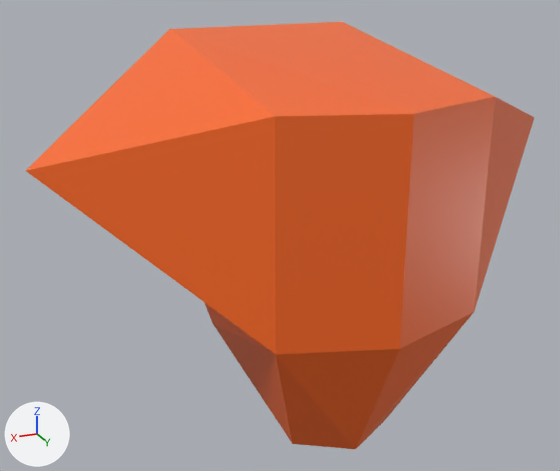
A saved change to the Blender file models/cube.blend.
Both versions are drawn from a 50 mm camera at (19.3, 41.6, 13.2) aimed at (1.9, 1.0, -3.4). Every picture has the same lights, and +X, +Y and +Z are marked at lower left.

Script lines for the objects in view, before the commit:
```python
mat_material = bpy.data.materials.new('Material')
mat_material.use_nodes = True; mat_material.node_tree.nodes.clear()
_N = mat_material.node_tree.nodes; _L = mat_material.node_tree.links
n0 = _N.new('ShaderNodeOutputMaterial'); n0.name = 'Material Output'
n1 = _N.new('ShaderNodeBsdfPrincipled'); n1.name = 'Principled BSDF'
n1.distribution = 'GGX'
n1.subsurface_method = 'BURLEY'
n1.inputs[2].default_value = 0.4  # 'Roughness'
n2 = _N.new('ShaderNodeTexImage'); n2.name = 'Image Texture'
n2.image = img_skull_map_png
n2.interpolation = 'Closest'
n3 = _N.new('ShaderNodeUVMap'); n3.name = 'UV Map'
n3.from_instancer = True
_L.new(n1.outputs[0], n0.inputs[0])  # 'BSDF' to 'Surface'
_L.new(n2.outputs[0], n1.inputs[0])  # 'Color' to 'Base Color'
_L.new(n3.outputs[0], n2.inputs[0])  # 'UV' to 'Vector'
me_cube = bpy.data.meshes.new('Cube')
me_cube.from_pydata(...)  # 20 vertices, 26 faces; spans x -16.1..16.1, y -8.5..12.0, z -14.8..8.2
me_cube.materials.append(mat_material)
ob_model = bpy.data.objects.new('model', me_cube)
ob_model.location = (0.0, 0.0, 0.0)
```
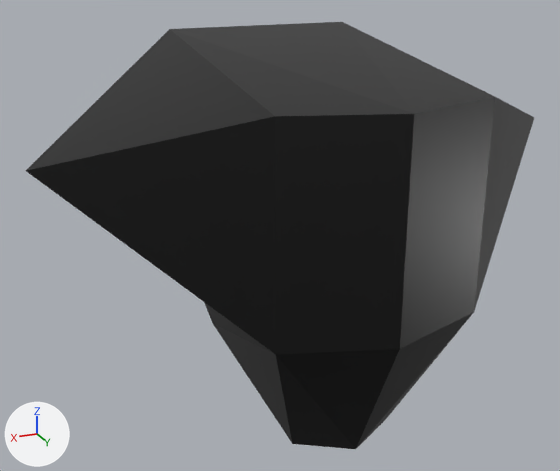
Pixel boxes (x1, y1, x2, y2) of what changed, in the pictures (560 x 471 px):
'model', surface changed (orange to black)
    both: (26, 22, 534, 449)

What changed in the scene script:
```text
Add img_uvmap_png:
    img_uvmap_png = load_image('uvmap.png', 'uvmap.png', 256, 256, 'sRGB')
Change mat_material:
    where n2 = _N.new('ShaderNodeTexImage'); n2.name = 'Image Texture'
    n2.image: img_skull_map_png -> img_uvmap_png
```
